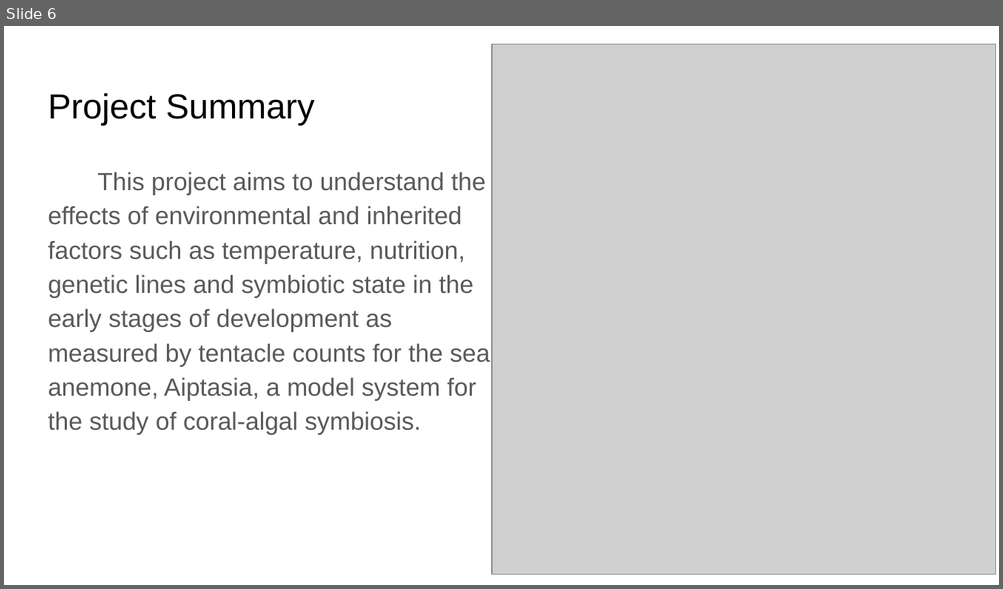
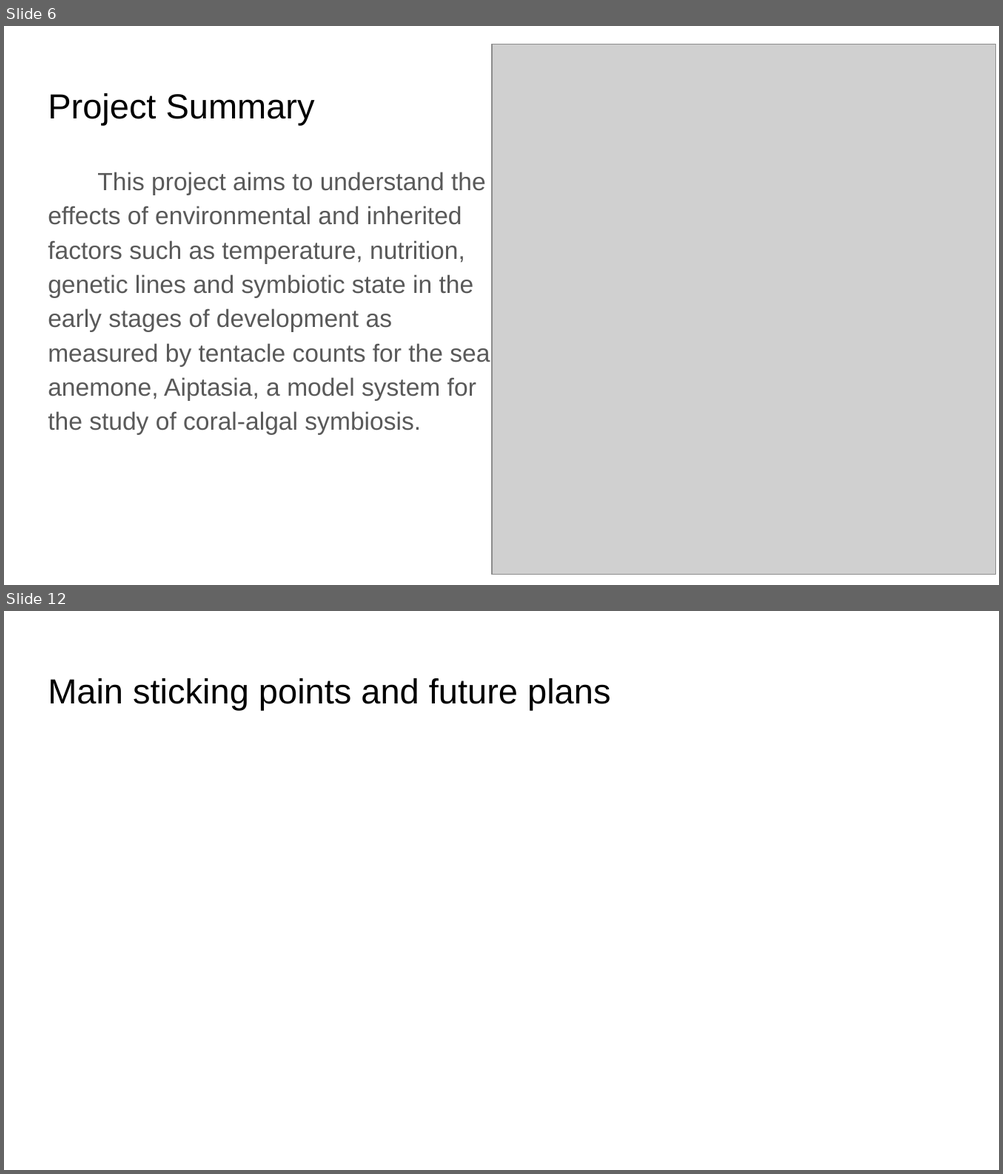
Before and after one commit to junbcai/heatinglacerate, a slide deck: Project Proposal for Analytical Workflow, Fall 2022.pptx. Shown one above the other, each under a label of ours: slide 6 before the commit, slides 6 and 12 after it; the slides between them are not shown. The pictures are 1003x589 and 1003x1174 pixels, drawn with LibreOffice and Linux fonts; fonts in the diff are those of the drawing; grey boxes stand for pictures. Boxes give left, top, right and bottom in pixels: in the first picture for what was removed or moved away, otherwise in the second. Text is boxed around its words. In the diff, an @@ line names an element or a change of style, - is before the commit and + after.

```diff
--- a/Project Proposal for Analytical Workflow, Fall 2022.pptx
+++ b/Project Proposal for Analytical Workflow, Fall 2022.pptx
@@ slide 12 added at <box>4,611,999,1170</box>, background #FFFFFF @@
@@ title added at <box>48,678,610,710</box>, 25.2 pt, text #000000 @@
+Main sticking points and future plans
```
Also in this commit, not shown: 2 slides changed, 4 other slides added, 2 slides removed, 3 other files.
